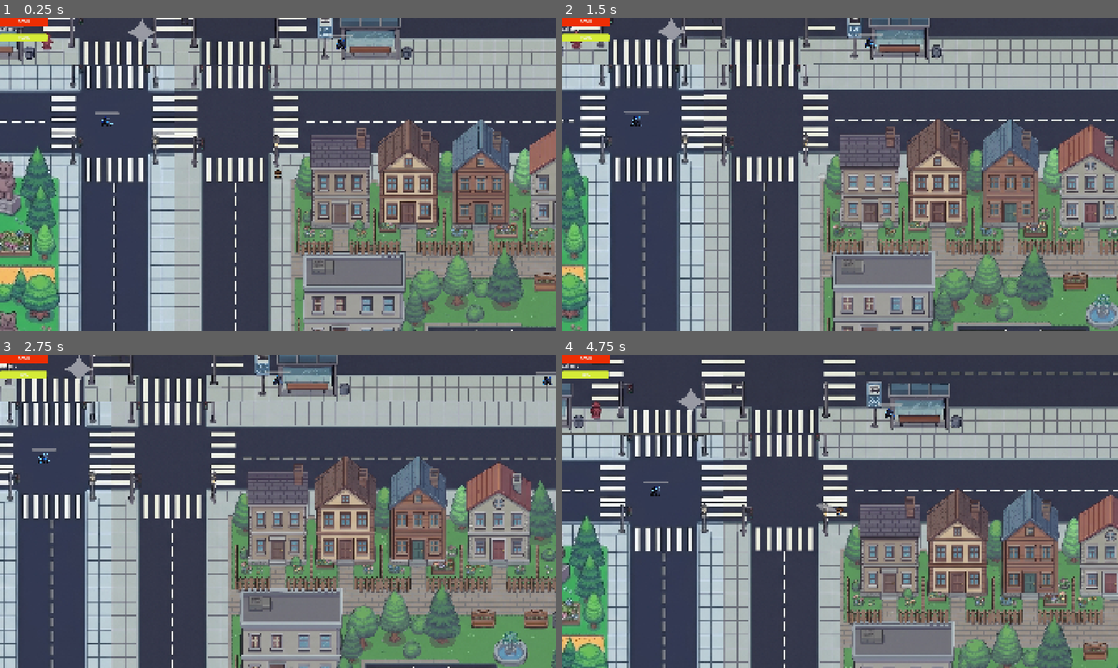
Above: before the commit, frames 1-4 (two rows, left to right).
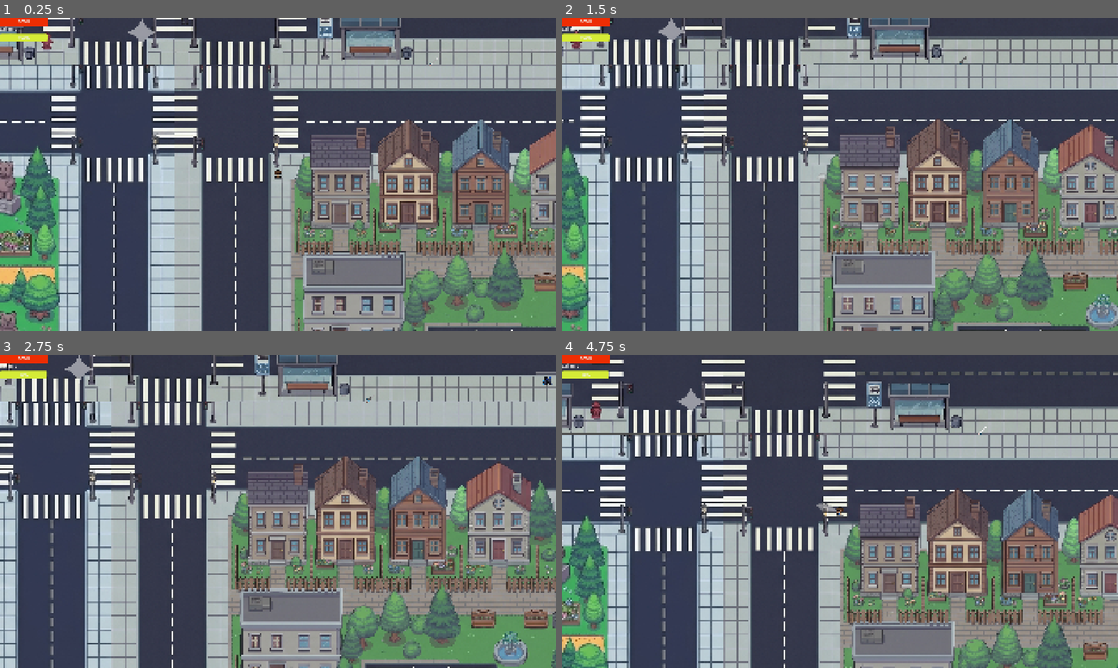
Above: after the commit, the same moments.

Repository: ivachqq/Nyctophobia
Game: Godot game, scene res://scene/level_1.tscn
The game is run twice, just before and just after one commit, with the same random seed, the same clock (stepped at 60 frames per second) and the same inputs. This scene is started directly instead of the project's main scene. Sound files missing from this copy of the repository are replaced by a short silence.
Inputs (mouse positions are in pixels of both pictures, inside the frame that each line leads up to):
- Up to frame 1 (0.25 s): no input
- Up to frame 2 (1.5 s): tap Enter at 0.5 s; move the mouse to (962, 158) at 0.52 s; press the mouse at (962, 158) at 0.53 s; hold D (right) 0.53-1.28 s; move the mouse to (728, 190) at 1.27 s; release the mouse at (728, 190) at 1.28 s; hold S (down) from 1.28 s (still down); tap G (toggle_flashlight) at 1.35 s
- Up to frame 3 (2.75 s): tap Space at 2 s; move the mouse to (333, 442) at 2.02 s; release S (down) at 2.03 s; press the mouse at (333, 442) at 2.03 s; hold D (right) from 2.03 s (still down)
- Up to frame 4 (4.75 s): move the mouse to (812, 574) at 2.77 s; release D (right) at 2.78 s; release the mouse at (812, 574) at 2.78 s; hold W (up) 2.78-3.53 s; tap G (toggle_flashlight) at 2.85, 4.35 s; click (812, 574) at 2.92 s; move the mouse to (1006, 558) at 3.52 s; press the mouse at (1006, 558) at 3.53 s; hold A (left) from 3.53 s (still down); move the mouse to (673, 464) at 4.27 s; release the mouse at (673, 464) at 4.28 s

The runs differ from the first frame. In frame 1, 0.2% of the frame differs, in the area x 17-79%, y 5-35%; in frame 2, 0.2%; in frame 3, 0.2%; in frame 4, 0.2%.

Commit message:
add backpack

Diff:
--- a/game_manager.gd
+++ b/game_manager.gd
@@ -3,7 +3,7 @@
 var battery := 100.0   # максимальный заряд
 var max_battery := 100.0
 
-func use_battery(amount: float):
+func use_battery(amount: float) -> void:
 	battery -= amount
 	if battery < 0:
 		battery = 0
--- a/level_1.tscn
+++ b/level_1.tscn
@@ -1,6 +1,7 @@
-[gd_scene format=3 uid="uid://b32ua1a8ggd2p"]
+[gd_scene format=3 uid="uid://iatgo16nrfko"]
 
-[ext_resource type="Script" uid="uid://chkuxh0fac6g1" path="res://level_1.gd" id="1_3hls8"]
+[ext_resource type="Script" path="res://level_1.gd" id="1_3hls8"]
+[ext_resource type="PackedScene" uid="uid://d4cx7q4jloodo" path="res://backpack.tscn" id="2_hbghi"]
 
 [node name="Level1" type="Node2D" unique_id=800710935]
 script = ExtResource("1_3hls8")
@@ -11,3 +12,5 @@
 offset_right = 699.0
 offset_bottom = 317.0
 text = "LEVEL1"
+
+[node name="Buttery" parent="." unique_id=1964916235 instance=ExtResource("2_hbghi")]
--- a/project.godot
+++ b/project.godot
@@ -11,14 +11,14 @@
 [application]
 
 config/name="Nyctophobia"
-run/main_scene="uid://wtett8f2psbl"
+run/main_scene="uid://bsxpfog03r6ya"
 config/features=PackedStringArray("4.6", "Mobile")
 config/icon="res://icon.svg"
 
 [autoload]
 
+Global="*uid://tmfpltu0cqaj"
 GameManager="*uid://cjwajfjedxhyy"
-Global="*uid://tmfpltu0cqaj"
 
 [display]
 
--- a/scene/level_1.tscn
+++ b/scene/level_1.tscn
@@ -13,8 +13,7 @@
 [ext_resource type="Texture2D" uid="uid://45yma08kx83i" path="res://animation/backscool20.png" id="10_ri5j0"]
 [ext_resource type="Texture2D" uid="uid://xirg7qp21erf" path="res://animation/Gemini_Generated_Image_526cnn526cnn526c-edited-free (carve.photos).png" id="11_1gcq6"]
 [ext_resource type="PackedScene" uid="uid://dqii8jfppc3le" path="res://scene/weapon.tscn" id="12_a2j0k"]
-[ext_resource type="Script" uid="uid://prns8lw4qgs6" path="res://scene/mob_spawner.gd" id="13_i3j6g"]
-[ext_resource type="Script" uid="uid://c50c1fpb8rfne" path="res://scene/sword_randomizer.gd" id="15_hs4ge"]
+[ext_resource type="PackedScene" uid="uid://d4cx7q4jloodo" path="res://backpack.tscn" id="13_i3j6g"]
 
 [node name="level_1" type="Node2D" unique_id=1515671889]
 position = Vector2(40, -3)
@@ -578,34 +577,9 @@
 [node name="SpawnFromBase" type="Marker2D" parent="." unique_id=71132853]
 position = Vector2(2164, -400)
 
-[node name="MobSpawner" type="Node2D" parent="." unique_id=1779725744]
-script = ExtResource("13_i3j6g")
-mob_scene = ExtResource("5_1gcq6")
-
-[node name="SpawnTimer" type="Timer" parent="MobSpawner" unique_id=1499888261]
-wait_time = 2.0
-autostart = true
-
-[node name="SpawnFromLibery" type="Marker2D" parent="." unique_id=893050885]
-position = Vector2(909, -955)
-
-[node name="SwordSpawnPoints" type="Node2D" parent="." unique_id=1401103431]
-script = ExtResource("15_hs4ge")
-
-[node name="Marker2D" type="Marker2D" parent="SwordSpawnPoints" unique_id=1901270357]
-position = Vector2(541, 1060)
-
-[node name="Marker2D2" type="Marker2D" parent="SwordSpawnPoints" unique_id=426347311]
-position = Vector2(1680, 1008)
-
-[node name="Marker2D3" type="Marker2D" parent="SwordSpawnPoints" unique_id=2086463792]
-position = Vector2(1493, -1032)
-
-[node name="Marker2D4" type="Marker2D" parent="SwordSpawnPoints" unique_id=30330644]
-position = Vector2(-2012, -846)
-
-[node name="Marker2D5" type="Marker2D" parent="SwordSpawnPoints" unique_id=1056640848]
-position = Vector2(-2013, 726)
+[node name="Buttery" parent="." unique_id=1964916235 instance=ExtResource("13_i3j6g")]
+position = Vector2(-2237, 659)
+scale = Vector2(0.1, 0.1)
 
 [editable path="mob"]
 [editable path="player"]
--- a/script/player.gd
+++ b/script/player.gd
@@ -1,4 +1,5 @@
 extends CharacterBody2D
+class_name Player
 
 @onready var book_icon = $CanvasLayer/BookIcon
 
@@ -265,3 +266,15 @@
 
 func show_dialogue(text_to_show: String):
 	start_dialogue([text_to_show])
+
+# обработка сбора ресурсов
+func add_health(amount: int) -> void:
+	current_health = clampi(current_health + amount, 0, max_health)
+	health_bar.value = current_health
+	Global.current_health = current_health
+	print("Подобрано здоровье. Текущее: ", current_health)
+
+func add_flashlight(amount: float) -> void:
+	battery = clampf(battery + amount, 0.0, battery_max)
+	battery_bar.value = battery
+	print("Подобран заряд фонарика. Текущий: ", battery)
Not shown: 1 places in menu.tscn that only renumber resources
